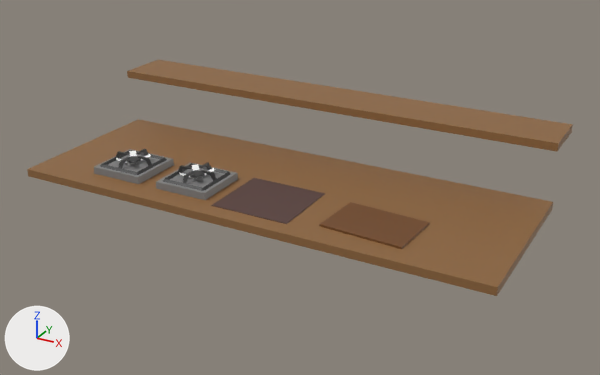
An edit to the glTF model Models/Environment/Table.glb, drawn before and after from the same camera.
Before and after are seen from a 50 mm camera at (2.4, -4.46, 2.11) aimed at (0.09, -0.26, 0.01). The lights are fixed; the arrows at lower left show +X, +Y and +Z. Where no turn or scale is listed for an object, it has been applied to the vertices. Vertices at the same position are counted once.

The older version as bpy lines, for what is in view:
```python
me_cube_001 = bpy.data.meshes.new('Cube.001')
me_cube_001.from_pydata(...)  # 16 vertices, 24 faces; spans x -1.55..1.55, y -0.1..1.31, z -0.12..0.33
me_cube_001.materials.append(mat_defaultmaterial)
# before: 0 (-1.55, -0.1, -0.12) at pixel (28, 176), 2 (-1.55, 1.03, -0.12), 4 (1.55, -0.1, -0.12) at pixel (496, 296), 6 (1.55, 1.03, -0.12) at pixel (552, 209), 8 (-1.55, 0.94, 0.28) at pixel (127, 77)
# before: 10 (-1.55, 1.31, 0.28), 12 (1.55, 0.94, 0.28) at pixel (557, 151), 14 (1.55, 1.31, 0.28) at pixel (571, 132)
me_cube_002 = bpy.data.meshes.new('Cube.002')
me_cube_002.from_pydata(...)  # 8 vertices, 12 faces; spans x -0.265..0.265, y -0.193..0.193, z -0.01..0.01
me_cube_002.materials.append(mat_defaultmaterial_001)
me_cube_003 = bpy.data.meshes.new('Cube.003')
me_cube_003.from_pydata(...)  # 156 vertices, 256 faces; spans x -0.18..0.18, y -0.18..0.18, z -0.052..0.058
me_cube_003.materials.append(mat_defaultmaterial_002)
me_cube_004 = bpy.data.meshes.new('Cube.004')
me_cube_004.from_pydata(...)  # a box spanning x -0.254..0.254, y -0.236..0.236, z -0.011..0.002
me_cube_004.materials.append(mat_defaultmaterial_004)
me_cube_006 = bpy.data.meshes.new('Cube.006')
me_cube_006.from_pydata(...)  # 156 vertices, 256 faces; spans x -0.18..0.18, y -0.18..0.18, z -0.052..0.058
me_cube_006.materials.append(mat_defaultmaterial_003)
ob_cube = bpy.data.objects.new('Cube', me_cube_001)
ob_cube.location = (0.0, -0.83, 0.118)
ob_cube_001 = bpy.data.objects.new('Cube.001', me_cube_002)
ob_cube_001.location = (0.755, -0.601, 0.052)
ob_cube_002 = bpy.data.objects.new('Cube.002', me_cube_003)
ob_cube_002.location = (-0.447, -0.601, 0.093)
ob_cube_003 = bpy.data.objects.new('Cube.003', me_cube_006)
ob_cube_003.location = (-0.945, -0.601, 0.093)
ob_cube_004 = bpy.data.objects.new('Cube.004', me_cube_004)
ob_cube_004.location = (0.064, -0.589, 0.052)
```
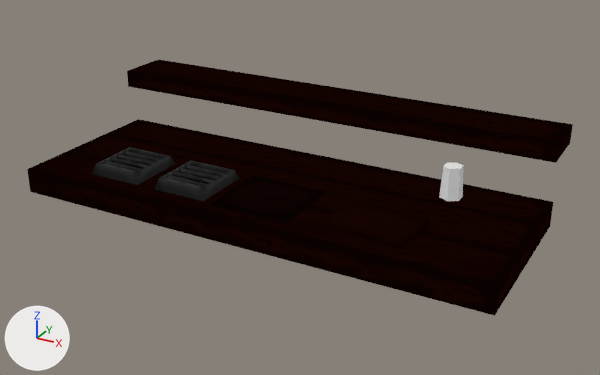
Where the newer file only moved an object's origin or applied its transform, the numbers keep the older frame.

Where the change shows, as pixel boxes [x1, y1, x2, y2] in the pictures (600 x 375 px; the box of a moved part takes in the faces that stretch with it):
'Cube', recoloured, reshaped, surface changed (brown to black, 8% taller): before [27, 60, 573, 296]; after [27, 60, 573, 316]
'ManagingTable', added: after [211, 176, 325, 224]
'CuttingTable', added: after [319, 200, 430, 249]
'Cube.004', deleted: before [211, 178, 325, 224]
'Cube.001', deleted: before [319, 202, 430, 249]
'Stove_R', added: after [155, 161, 239, 201]
'Cube.002', deleted: before [156, 162, 238, 200]
'Stove_L', added: after [92, 147, 175, 185]
'Cube.003', deleted: before [94, 149, 174, 184]
'Candle', added: after [439, 162, 463, 201]
part 1 of me_cube_001, moved or reshaped: before [27, 71, 573, 296]; after [27, 71, 573, 316]
part 2 of me_cube_001, surface changed (brown to black): [28, 60, 573, 287] in both

Edits to the bpy script that builds the scene:
```text
Add img_environment_color:
    img_environment_color = load_image('Environment_Color', '_unpacked/Environment_Color', 256, 256, 'sRGB')
Add mat_table:
    mat_table = bpy.data.materials.new('Table')
    # uses the picture img_environment_color
Add mat_table_001:
    mat_table_001 = bpy.data.materials.new('Table.001')
    # uses the picture img_environment_color
Change me_cube_001:
    used by ob_cube; location = (0.0, -0.83, 0.118)
    remove me_cube_001.from_pydata(...)  # 16 vertices, 24 faces; spans x -1.55..1.55, y -0.1..1.31, z -0.12..0.33
    remove me_cube_001.materials.append(mat_defaultmaterial)
    add me_cube_001.from_pydata(...)  # 16 vertices, 24 faces; spans x -1.55..1.55, y -0.1..1.31, z -0.23..0.33
    me_cube_001 part 1
    add for i in [0, 2, 4, 6]: me_cube_001.vertices[i].co += Vector((0.0, 0.0, -0.11))
    add for i in [8, 10, 12, 14]: me_cube_001.vertices[i].co += Vector((0.0, 0.0, -0.07))
    me_cube_001 part 2: texture (UV) coordinates of 24 of 24 faces, centred in x -1.55..1.55, y -0.1..1.31, z -0.12..0.33, changed; they spanned u 0.12..0.88, v 0.0..1.0 and now span u 0.0..0.45, v 0.0..1.0
    add me_cube_001.materials.append(mat_table)
Add me_cube_016:
    me_cube_016.from_pydata(...)  # 48 vertices, 58 faces; spans x -0.183..0.183, y -0.199..0.199, z -0.005..0.06
    me_cube_016.materials.append(mat_table_001)
Add me_cube_004_1:
    me_cube_004_1.from_pydata(...)  # 8 vertices, 10 faces; spans x -0.254..0.254, y -0.236..0.236, z -0.011..0.007
    me_cube_004_1.materials.append(mat_table)
Add me_cube_002_1:
    me_cube_002_1.from_pydata(...)  # 8 vertices, 10 faces; spans x -0.265..0.265, y -0.193..0.193, z -0.005..0.022
    me_cube_002_1.materials.append(mat_table)
Add me_cylinder_009:
    me_cylinder_009.from_pydata(...)  # a 6-sided cut cone along z (radius 0.07 at the low end, 0.059 at the high end) spanning x -0.061..0.061, y -0.07..0.07, z -0.003..0.2
Remove ob_cube_001:
    ob_cube_001 = bpy.data.objects.new('Cube.001', me_cube_002)
    ob_cube_001.location = (0.755, -0.601, 0.052)
Remove ob_cube_002:
    ob_cube_002 = bpy.data.objects.new('Cube.002', me_cube_003)
    ob_cube_002.location = (-0.447, -0.601, 0.093)
Remove ob_cube_003:
    ob_cube_003 = bpy.data.objects.new('Cube.003', me_cube_006)
    ob_cube_003.location = (-0.945, -0.601, 0.093)
Remove ob_cube_004:
    ob_cube_004 = bpy.data.objects.new('Cube.004', me_cube_004)
    ob_cube_004.location = (0.064, -0.589, 0.052)
Add ob_stove_r:
    ob_stove_r = bpy.data.objects.new('Stove_R', me_cube_016)
    ob_stove_r.location = (-0.447, -0.601, 0.057)
Add ob_stove_l:
    ob_stove_l = bpy.data.objects.new('Stove_L', me_cube_016)
    ob_stove_l.location = (-0.945, -0.601, 0.057)
Add ob_managingtable:
    ob_managingtable = bpy.data.objects.new('ManagingTable', me_cube_004_1)
    ob_managingtable.location = (0.064, -0.589, 0.062)
Add ob_cuttingtable:
    ob_cuttingtable = bpy.data.objects.new('CuttingTable', me_cube_002_1)
    ob_cuttingtable.location = (0.755, -0.601, 0.057)
Add ob_candle:
    ob_candle = bpy.data.objects.new('Candle', me_cylinder_009)
    ob_candle.location = (0.999, -0.03, 0.053)
```
